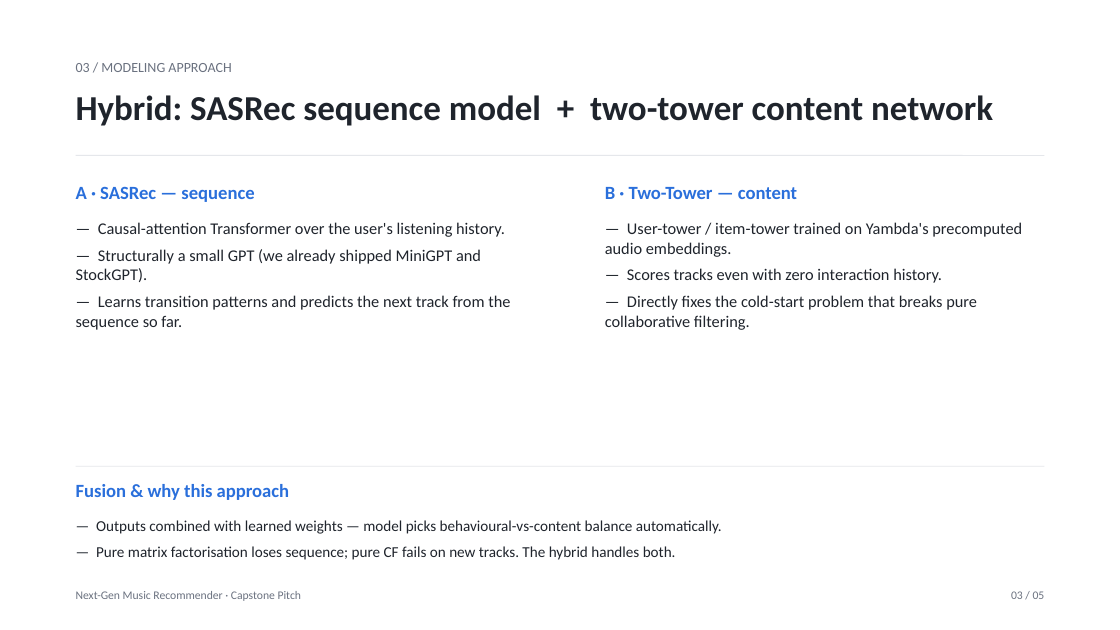
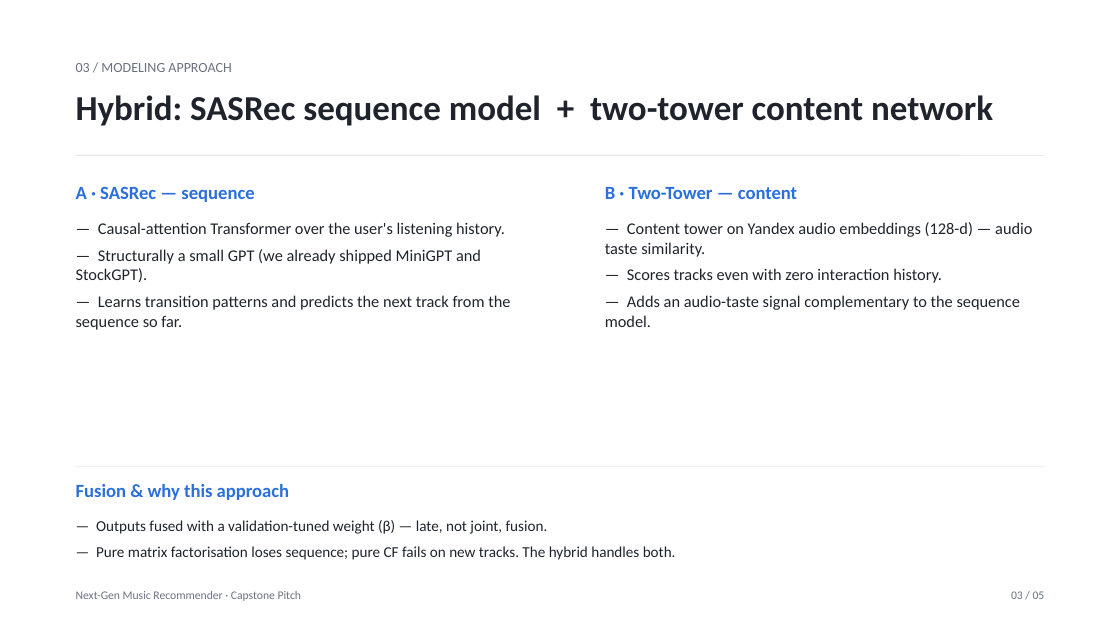
Before and after one commit to ak1232320/nndl_capstone_2026, a slide deck: slide 4 of Pitch_YMusic.pptx. Drawn at 1120x630 pixels with LibreOffice and Linux fonts; fonts in the diff are those of the drawing. Boxes give left, top, right and bottom in pixels: in the first picture for what was removed or moved away, otherwise in the second. Text is boxed around its words. In the diff, an @@ line names an element or a change of style, - is before the commit and + after.

```diff
--- a/Pitch_YMusic.pptx
+++ b/Pitch_YMusic.pptx
@@ text at <box>605,222,1032,257</box>: text changed @@
-— User-tower / item-tower trained on Yambda's precomputed audio embeddings.
+— Content tower on Yandex audio embeddings (128-d) — audio taste similarity.
@@ text at <box>605,295,1020,327</box>: text changed @@
-— Directly fixes the cold-start problem that breaks pure collaborative filtering.
+— Adds an audio-taste signal complementary to the sequence model.
@@ text at <box>96,520,548,534</box>: text changed @@
-— Outputs combined with learned weights — model picks behavioural-vs-content balance automatically.
+— Outputs fused with a validation-tuned weight (β) — late, not joint, fusion.
```
Also in this commit, not shown: 4 other slides changed, 1 other file.
